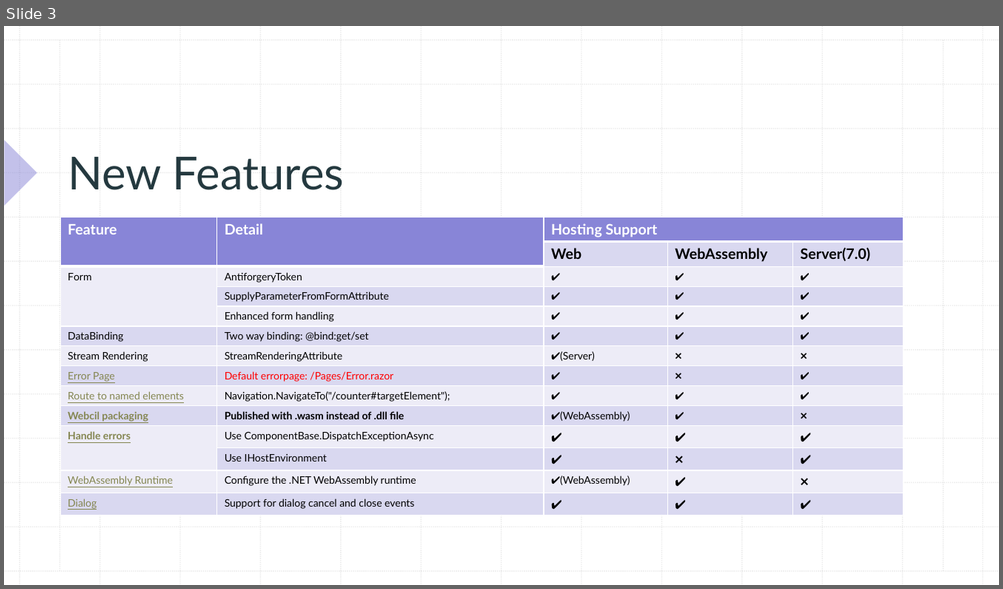
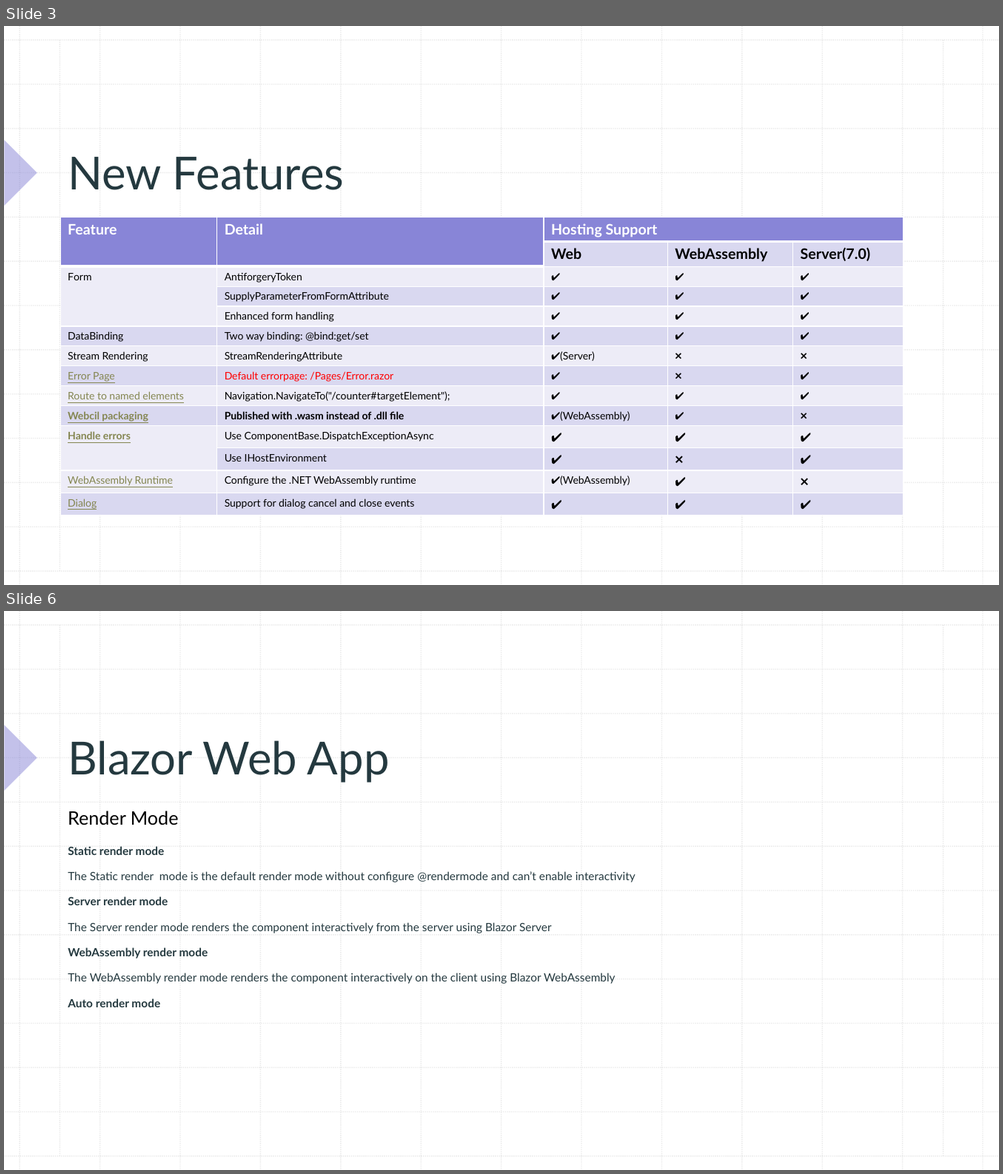
Before and after one commit to xccu/NetCore-Demo, a slide deck: Blazor in .net 8.pptx. Shown one above the other, each under a label of ours: slide 3 before the commit, slides 3 and 6 after it; the slides between them are not shown. The pictures are 1003x589 and 1003x1174 pixels, drawn with LibreOffice and Linux fonts; fonts in the diff are those of the drawing. Boxes give left, top, right and bottom in pixels: in the first picture for what was removed or moved away, otherwise in the second. Text is boxed around its words. In the diff, an @@ line names an element or a change of style, - is before the commit and + after.

```diff
--- a/Blazor in .net 8.pptx
+++ b/Blazor in .net 8.pptx
@@ slide 6 added at box(4, 611, 999, 1170), background #FFFFFF; not listed: 29 template elements that a slide beside it also shows @@
@@ title added at box(68, 741, 390, 783), 44 pt, text #24393F @@
+Blazor Web App
@@ text added at box(68, 811, 179, 825), 18 pt, text #000000 @@
+Render Mode
@@ text added at box(68, 846, 635, 1008), 11 pt, text #24393F @@
+Static render mode
+The Static render mode is the default render mode without configure @rendermode and can’t enable interactivity
+Server render mode
+The Server render mode renders the component interactively from the server using Blazor Server
+WebAssembly render mode
+The WebAssembly render mode renders the component interactively on the client using Blazor WebAssembly
+Auto render mode
```
Also in this commit, not shown: 5 slides changed, 2 other slides added, 1 slide removed.
